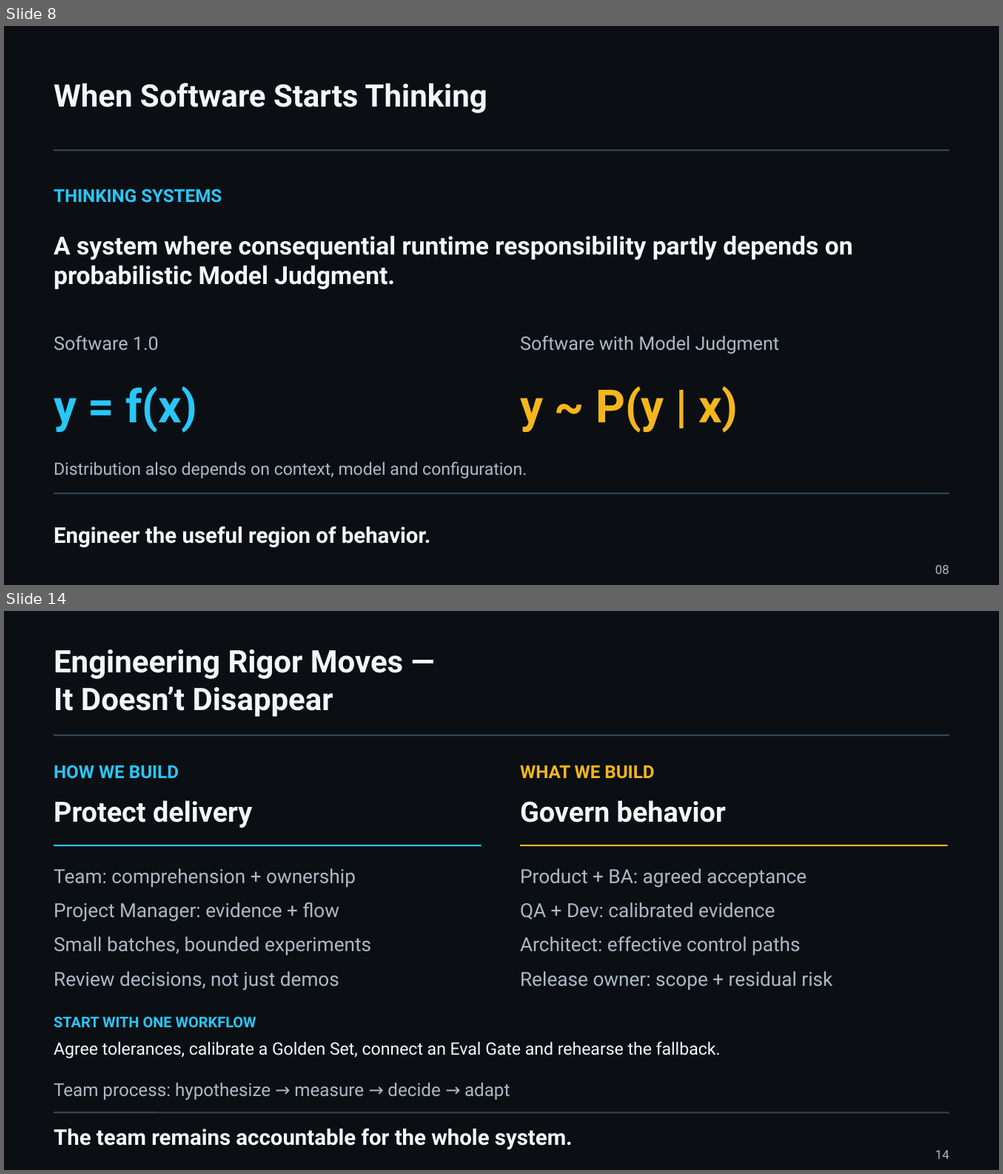
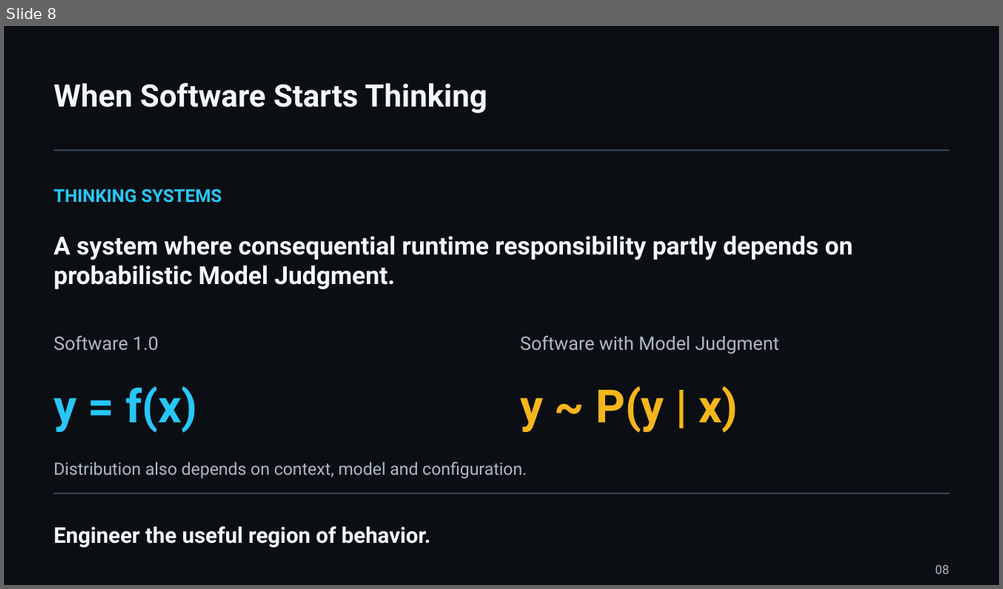
Before and after one commit to UncertaintyArchitectureGroup/uncertainty-architecture, a slide deck: assets/presentations/pmday-2026/ai-changes-both-sides.pptx. Shown one above the other, each under a label of ours: slides 8 and 14 before the commit, slide 8 after it; the slides between them are not shown. The pictures are 1003x1174 and 1003x589 pixels, drawn with LibreOffice and Linux fonts; fonts in the diff are those of the drawing. Boxes give left, top, right and bottom in pixels: in the first picture for what was removed or moved away, otherwise in the second. Text is boxed around its words. In the diff, an @@ line names an element or a change of style, - is before the commit and + after.

```diff
--- a/assets/presentations/pmday-2026/ai-changes-both-sides.pptx
+++ b/assets/presentations/pmday-2026/ai-changes-both-sides.pptx
@@ slide 14 removed at (4, 611, 999, 1170), background #0B0F14 @@
@@ text removed at (54, 649, 403, 717) @@
-Engineering Rigor Moves —
-It Doesn’t Disappear
@@ line removed from (54, 735) to (949, 735) @@
@@ text removed at (54, 765, 179, 779) @@
-HOW WE BUILD
@@ text removed at (520, 765, 654, 779) @@
-WHAT WE BUILD
@@ text removed at (54, 800, 252, 828) @@
-Protect delivery
@@ text removed at (520, 800, 726, 823) @@
-Govern behavior
@@ line removed from (54, 846) to (481, 846) @@
@@ line removed from (521, 846) to (948, 846) @@
@@ text removed at (54, 869, 356, 888) @@
-Team: comprehension + ownership
@@ text removed at (520, 869, 806, 888) @@
-Product + BA: agreed acceptance
@@ text removed at (54, 903, 339, 922) @@
-Project Manager: evidence + flow
@@ text removed at (520, 903, 774, 920) @@
-QA + Dev: calibrated evidence
@@ text removed at (54, 937, 371, 956) @@
-Small batches, bounded experiments
@@ text removed at (520, 937, 800, 956) @@
-Architect: effective control paths
@@ text removed at (54, 971, 339, 991) @@
-Review decisions, not just demos
@@ text removed at (520, 971, 832, 991) @@
-Release owner: scope + residual risk
@@ text removed at (54, 1017, 256, 1028) @@
-START WITH ONE WORKFLOW
@@ text removed at (54, 1042, 720, 1059) @@
-Agree tolerances, calibrate a Golden Set, connect an Eval Gate and rehearse the fallback.
@@ text removed at (54, 1083, 509, 1100) @@
-Team process: hypothesize → measure → decide → adapt
@@ line removed from (54, 1113) to (949, 1113) @@
@@ text removed at (54, 1128, 572, 1150) @@
-The team remains accountable for the whole system.
@@ text removed at (935, 1150, 949, 1159) @@
-14
```
Also in this commit, not shown: 4 slides changed, 2 slides added, 1 other slide removed, 8 other files.
